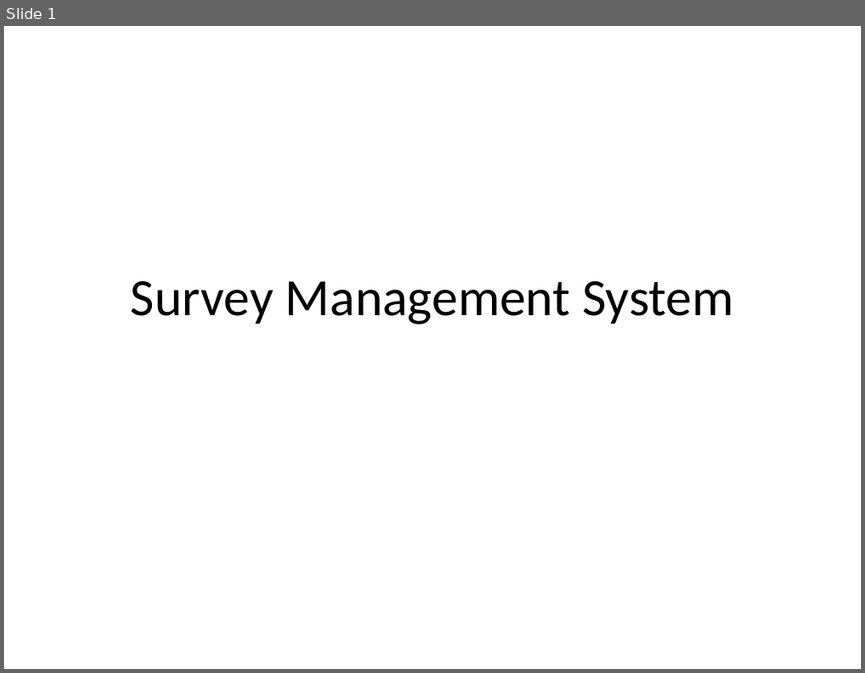
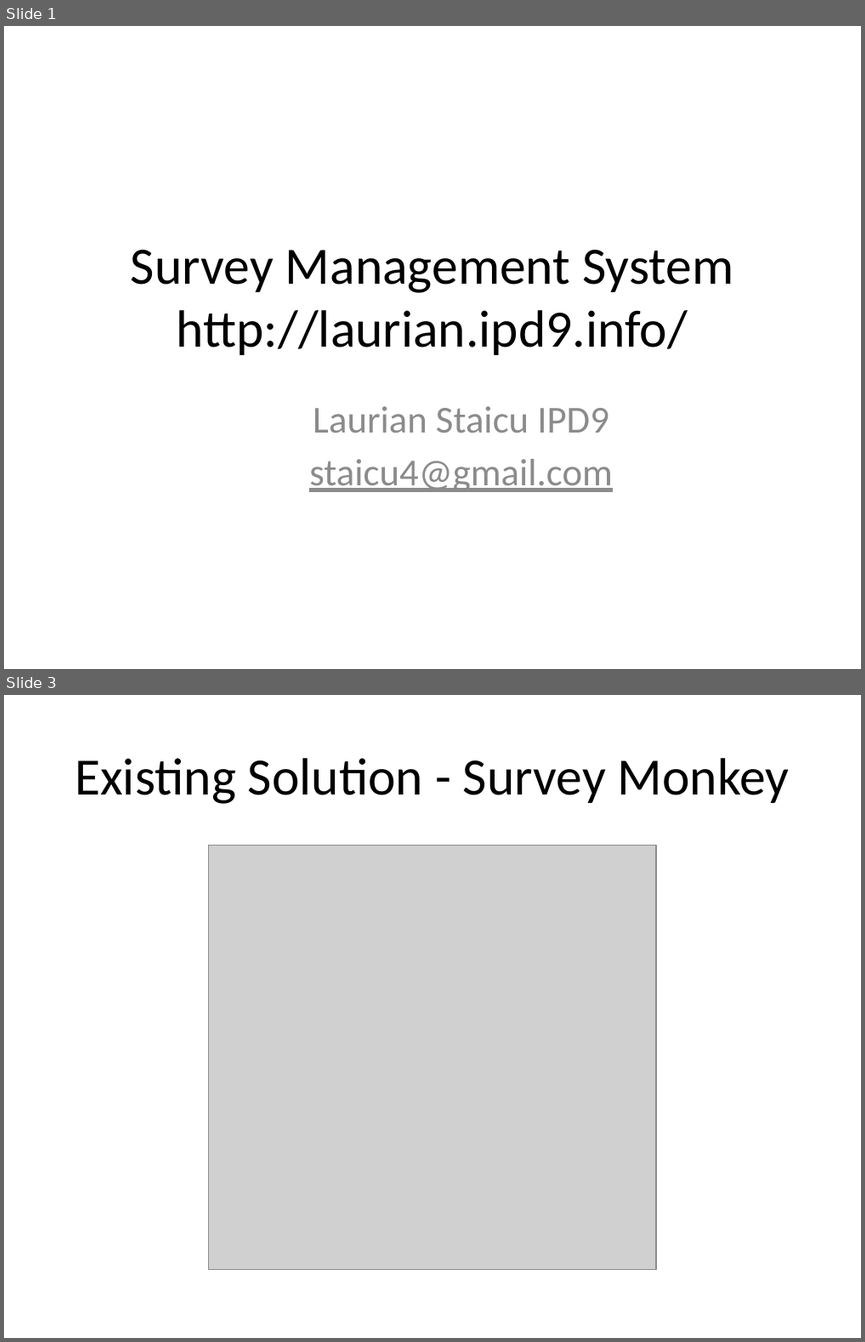
Before and after one commit to staicu/ipd9-php-project, a slide deck: documents/Presentation.pptx. Shown one above the other, each under a label of ours: slide 1 before the commit, slides 1 and 3 after it; the slides between them are not shown. The pictures are 865x673 and 865x1342 pixels, drawn with LibreOffice and Linux fonts; fonts in the diff are those of the drawing; grey boxes stand for pictures. Boxes give left, top, right and bottom in pixels: in the first picture for what was removed or moved away, otherwise in the second. Text is boxed around its words. In the diff, an @@ line names an element or a change of style, - is before the commit and + after.

```diff
--- a/documents/Presentation.pptx
+++ b/documents/Presentation.pptx
@@ slide 3 added at [4, 695, 861, 1338], background #FFFFFF @@
@@ title added at [75, 758, 789, 804], 44 pt, text #000000 @@
+Existing Solution - Survey Monkey
@@ picture added at [209, 845, 656, 1269] @@
@@ slide 1 changed as well @@
@@ title at [131, 250, 733, 355]: text changed @@
-Survey Management System
+Survey Management System
+http://laurian.ipd9.info/
@@ subtitle added at [309, 406, 613, 492], 32 pt, text #8C8C8C @@
+Laurian Staicu IPD9
+staicu4@gmail.com
```
Also in this commit, not shown: 15 other slides added, 13 slides removed, 5 other files.
